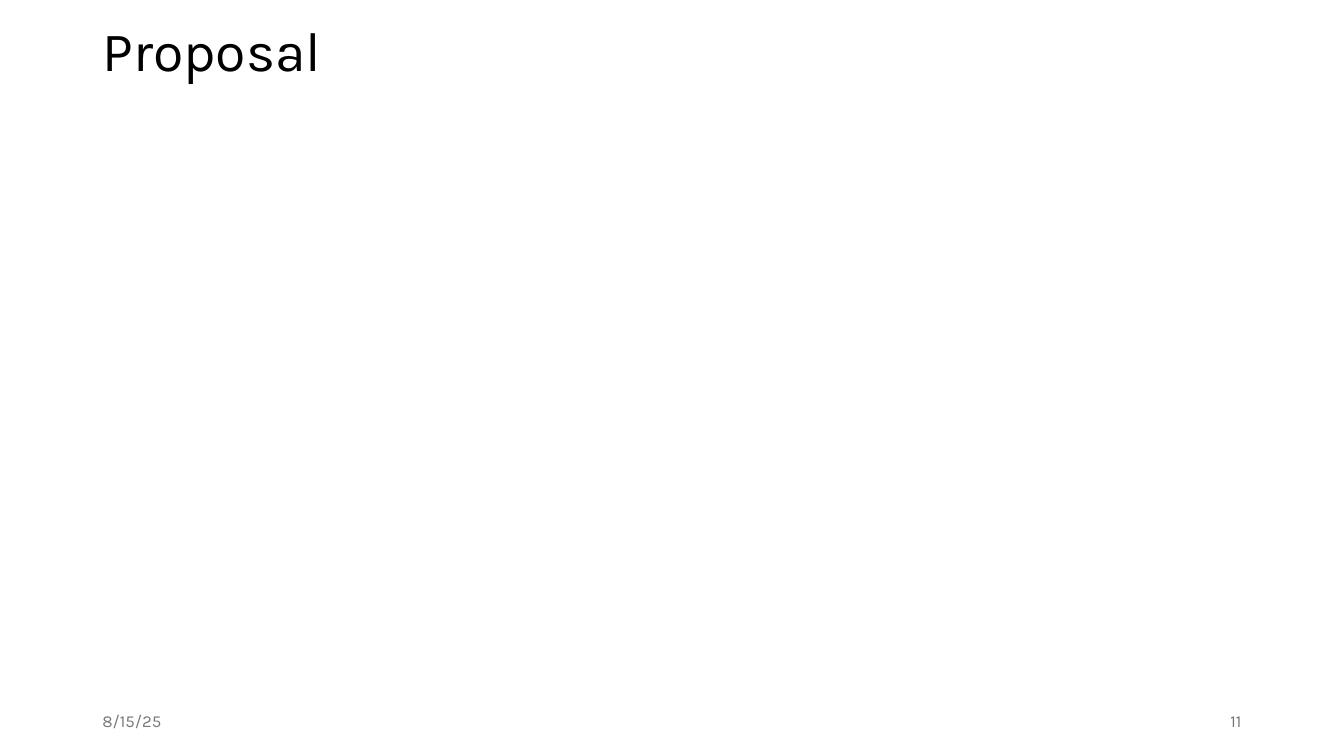
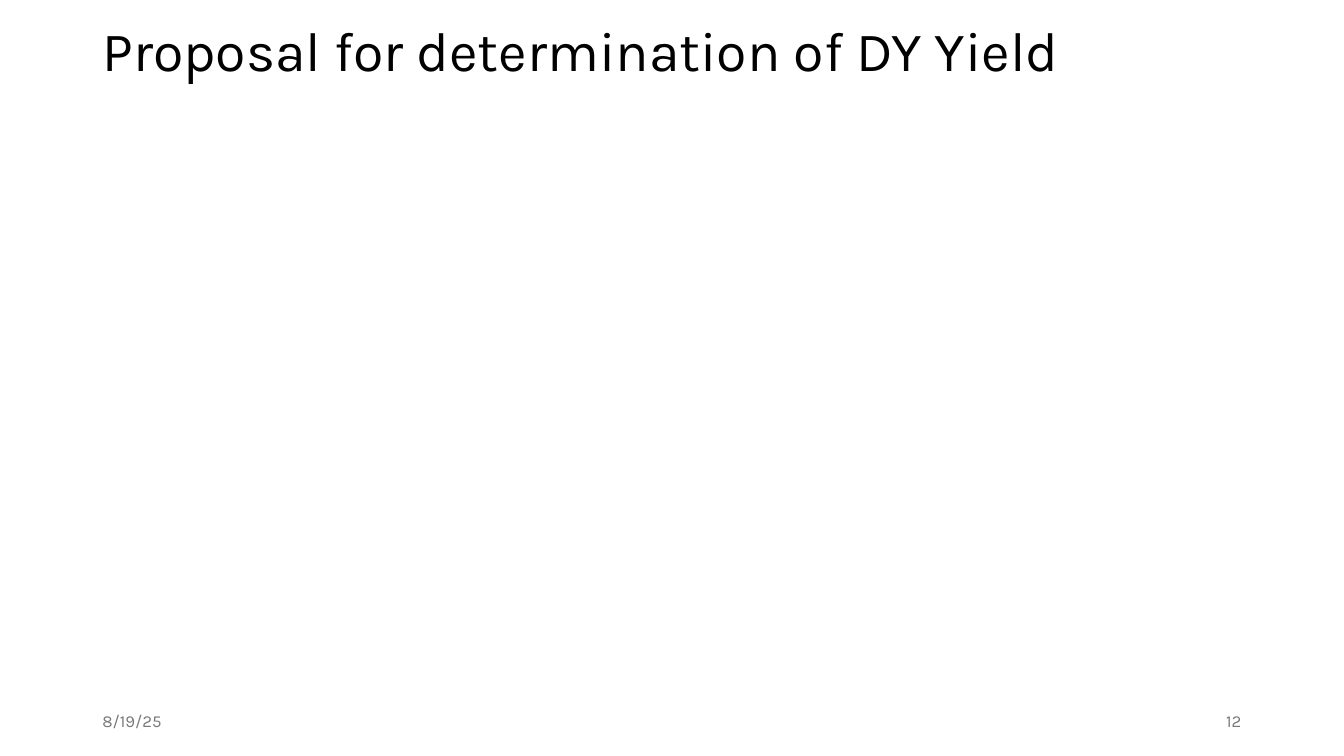
Before and after one commit to NMSU-Physics/e906_talk_An_alternative_proposal_for_determining_DY_yields_2025-08-19, a slide deck: slide 12 of alternativeDYyield.pptx (slide 11 before the commit). Drawn at 1344x756 pixels with LibreOffice and Linux fonts; fonts in the diff are those of the drawing; grey boxes stand for pictures. Boxes give left, top, right and bottom in pixels: in the first picture for what was removed or moved away, otherwise in the second. Text is boxed around its words. In the diff, an @@ line names an element or a change of style, - is before the commit and + after.

```diff
--- a/alternativeDYyield.pptx
+++ b/alternativeDYyield.pptx
@@ title at (102, 33, 1059, 84): text changed @@
-Proposal
+Proposal for determination of DY Yield
@@ text at (102, 715, 161, 728): text changed @@
-8/15/25
+8/19/25
@@ page number at (1226, 716, 1241, 727): text changed @@
-11
+12
```
Also in this commit, not shown: 10 other slides changed, 1 slide added.
